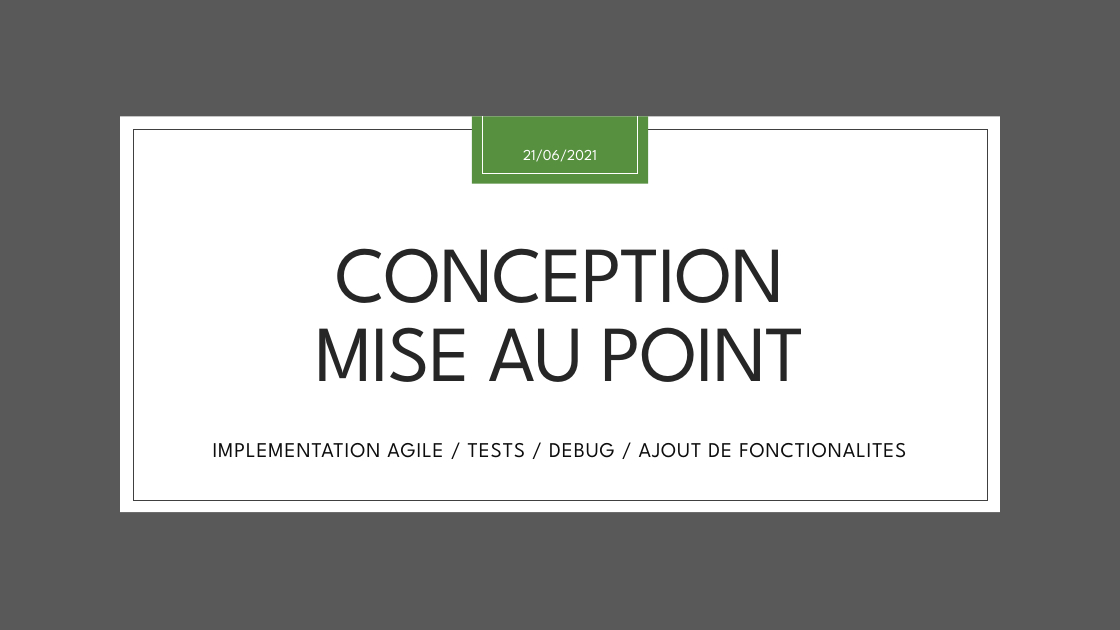
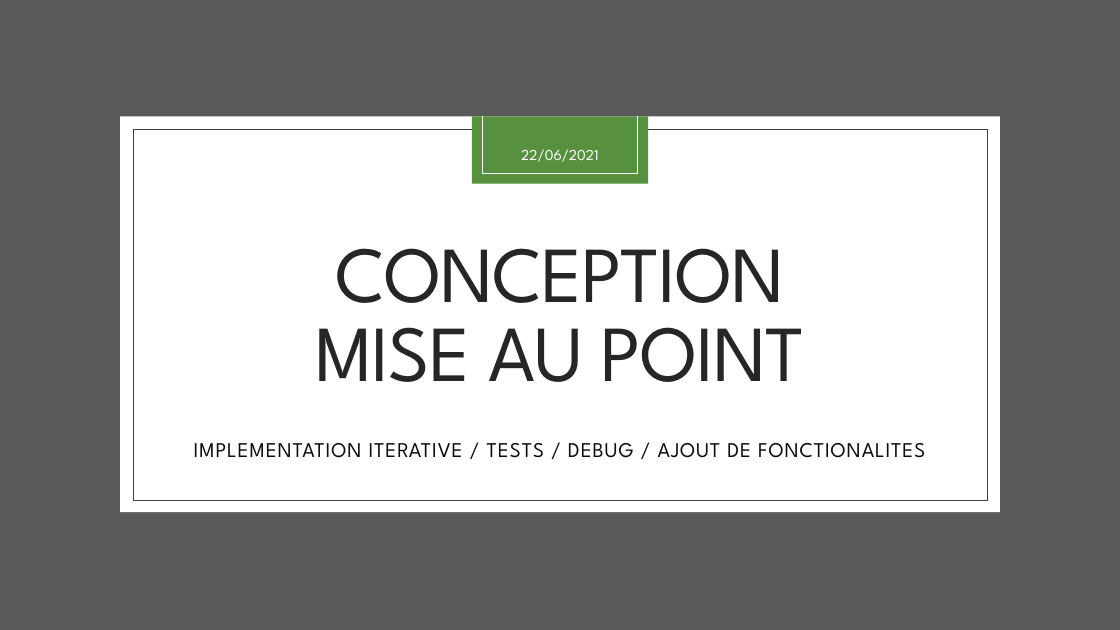
Before and after one commit to aiekick/ProjectStationMeteo, a slide deck: slide 25 of doc/StationMeteo_Soutenance.pptx (slide 6 before the commit). Drawn at 1120x630 pixels with LibreOffice and Linux fonts; fonts in the diff are those of the drawing. Boxes give left, top, right and bottom in pixels: in the first picture for what was removed or moved away, otherwise in the second. Text is boxed around its words. In the diff, an @@ line names an element or a change of style, - is before the commit and + after.

```diff
--- a/doc/StationMeteo_Soutenance.pptx
+++ b/doc/StationMeteo_Soutenance.pptx
@@ text at bbox=[521, 149, 599, 162]: text changed @@
-21/06/2021
+22/06/2021
@@ subtitle at bbox=[194, 443, 925, 458]: text changed @@
-IMPLEMENTATION AGILE / TESTS / DEBUG / AJOUT DE FONCTIONALITES
+IMPLEMENTATION ITERATIVE / TESTS / DEBUG / AJOUT DE FONCTIONALITES
```
Also in this commit, not shown: 8 other slides changed, 20 slides added, 2 other files.
